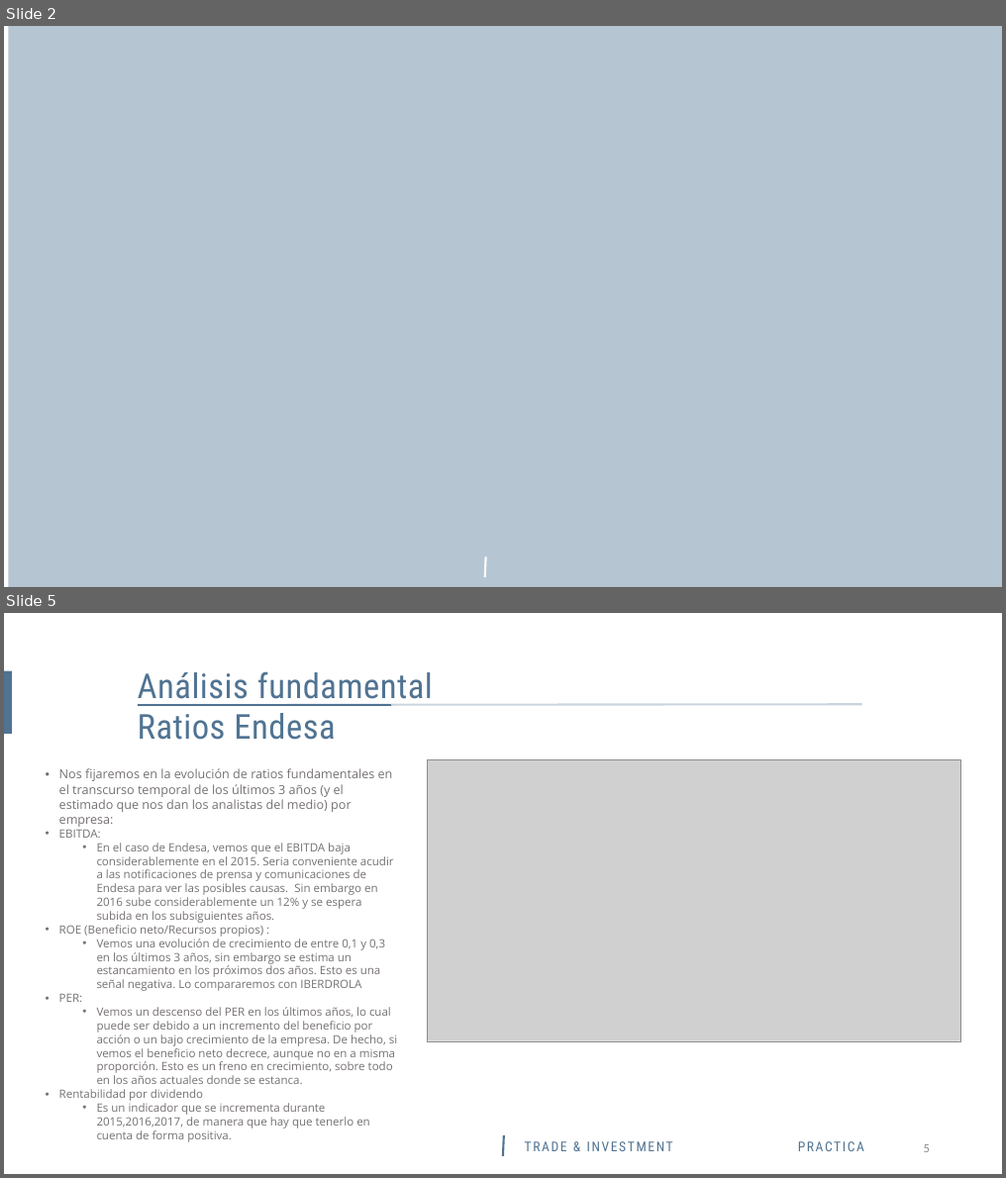
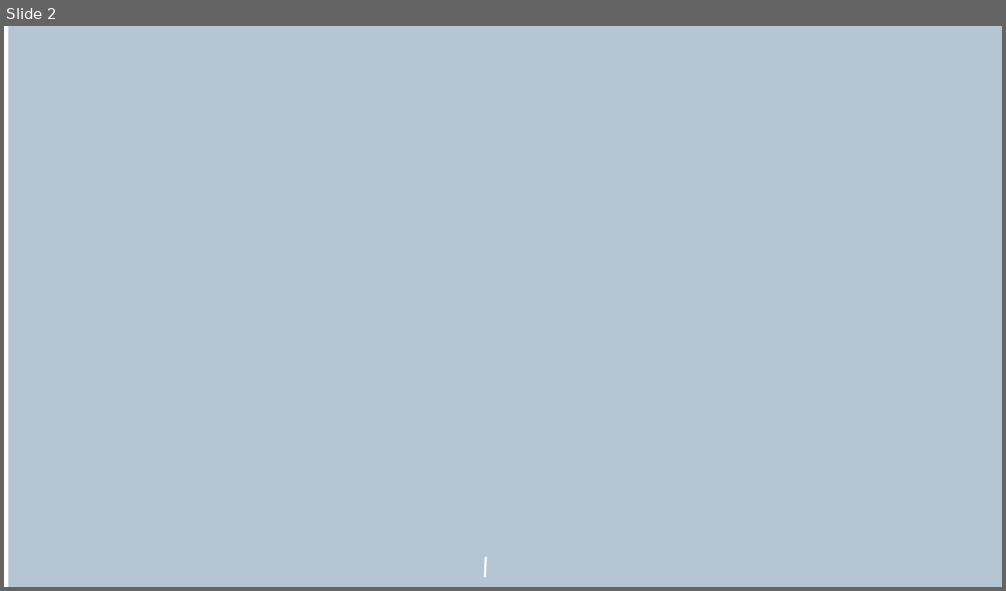
Before and after one commit to amarino5/Master-BigData-CIFF-2016, a slide deck: Algoritmic Trading/Algoritmic Trading Práctica.pptx. Shown one above the other, each under a label of ours: slides 2 and 5 before the commit, slide 2 after it; the slides between them are not shown. The pictures are 1006x1178 and 1006x591 pixels, drawn with LibreOffice and Linux fonts; fonts in the diff are those of the drawing; grey boxes stand for pictures; background and template pictures are left out. Boxes give left, top, right and bottom in pixels: in the first picture for what was removed or moved away, otherwise in the second. Text is boxed around its words. In the diff, an @@ line names an element or a change of style, - is before the commit and + after.

```diff
--- a/Algoritmic Trading/Algoritmic Trading Práctica.pptx
+++ b/Algoritmic Trading/Algoritmic Trading Práctica.pptx
@@ slide 5 removed at <box>4,613,1002,1174</box>, background #FFFFFF @@
@@ rectangle removed at <box>4,671,12,734</box> @@
@@ text removed at <box>138,671,433,740</box> @@
-Análisis fundamental
-Ratios Endesa
@@ line removed from (138, 705) to (862, 704) @@
@@ line removed from (138, 705) to (391, 705) @@
@@ picture removed at <box>427,760,960,1042</box> @@
@@ text removed at <box>59,768,397,1143</box> @@
-• Nos fijaremos en la evolución de ratios fundamentales en el transcurso temporal de los últimos 3 años (y el estimado que nos dan los analistas del medio) por empresa:
-• EBITDA:
-  • En el caso de Endesa, vemos que el EBITDA baja considerablemente en el 2015. Seria conveniente acudir a las notificaciones de prensa y comunicaciones de Endesa para ver las posibles causas. Sin embargo en 2016 sube considerablemente un 12% y se espera subida en los subsiguientes años.
-• ROE (Beneficio neto/Recursos propios) :
-  • Vemos una evolución de crecimiento de entre 0,1 y 0,3 en los últimos 3 años, sin embargo se estima un estancamiento en los próximos dos años. Esto es una señal negativa. Lo compararemos con IBERDROLA
-• PER:
-  • Vemos un descenso del PER en los últimos años, lo cual puede ser debido a un incremento del beneficio por acción o un bajo crecimiento de la empresa. De hecho, si vemos el beneficio neto decrece, aunque no en a misma proporción. Esto es un freno en crecimiento, sobre todo en los años actuales donde se estanca.
-• Rentabilidad por dividendo
-  • Es un indicador que se incrementa durante 2015,2016,2017, de manera que hay que tenerlo en cuenta de forma positiva.
@@ line removed from (503, 1157) to (504, 1136) @@
@@ text removed at <box>525,1142,673,1152</box> @@
-TRADE & INVESTMENT
@@ text removed at <box>798,1142,864,1152</box> @@
-PRACTICA
@@ text removed at <box>924,1145,930,1153</box> @@
-5
```
Also in this commit, not shown: 2 slides changed, 2 slides added, 5 other slides removed, 1 other file.
